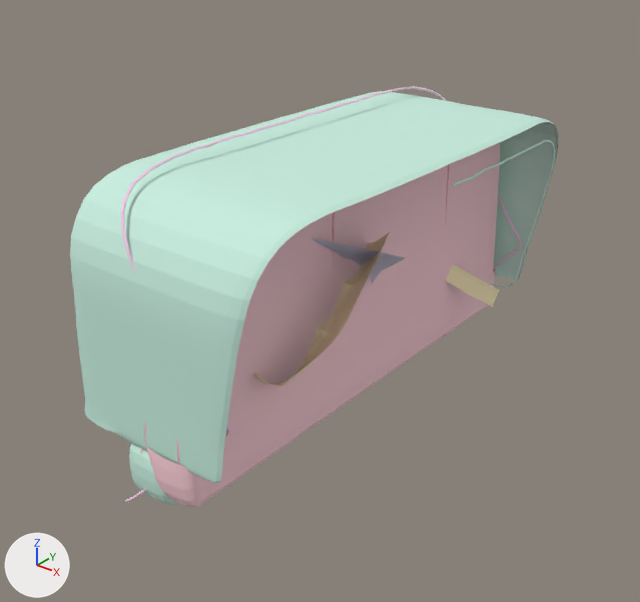
What one commit did to the glTF model static/generation_img/0ac6af36ac6a4502a58275a5079048ff/view_input_colored.glb.
One viewpoint serves both versions: a camera (50 mm lens) standing at (0.865, -1.17, 0.653) and looking at (-0.03, -0.051, -0.041). Lighting does not change. The marker at lower left points along +X, +Y and +Z. The picture after the commit comes second. Where no turn or scale is listed for an object, it has been applied to the vertices.

Names of what the first picture shows: 'geometry_0', 'geometry_1', 'geometry_2', 'geometry_4', 'geometry_7', 'geometry_9' and 1 more.
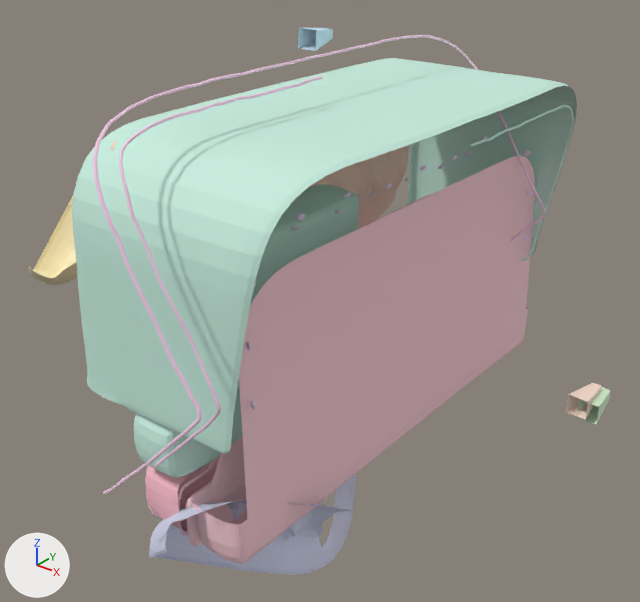
Where the change shows, as pixel boxes (x1, y1, x2, y2) in the pictures (640 x 602 px):
'geometry_1', moved: before (70, 91, 559, 504); after (72, 58, 577, 478)
'geometry_0', moved: before (141, 142, 500, 507); after (186, 156, 535, 563)
'geometry_2', moved: before (312, 238, 406, 283); after (149, 474, 356, 575)
'geometry_9', moved: before (121, 86, 522, 502); after (93, 35, 545, 494)
'geometry_4', moved: before (254, 233, 500, 386); after (29, 196, 78, 285)
'geometry_7', moved (mostly hidden before): before (332, 164, 449, 272); after (145, 456, 220, 532)
'geometry_3', moved (not visible before): after (566, 383, 601, 420)
'geometry_5', moved (not visible before): after (298, 28, 333, 51)
'geometry_8', moved (not visible before): after (576, 387, 611, 425)
'geometry_11', unchanged, uncovered by the edit: after (111, 64, 409, 228)

What changed in the scene script:
```text
Change me_geometry_9:
    remove me_geometry_9.from_pydata(...)  # 992 vertices, 1948 faces; spans x -0.021..0.201, y -0.467..0.467, z -0.219..0.337
    add me_geometry_9.from_pydata(...)  # 992 vertices, 1948 faces; spans x 0.068..0.29, y -0.569..0.365, z -0.097..0.459
    me_geometry_9 part 1: the whole mesh is moved by (0.089, -0.101, 0.122)
Change me_geometry_8:
    remove me_geometry_8.from_pydata(...)  # 64 vertices, 114 faces; spans x 0.4067..0.4438, y 0.1572..0.2365, z -0.2059..-0.1688
    add me_geometry_8.from_pydata(...)  # 64 vertices, 114 faces; spans x 0.8199..0.8571, y 0.3347..0.414, z -0.3987..-0.3615
    me_geometry_8 part 2: the whole mesh is moved by (0.4132, 0.1775, -0.1927)
Change me_geometry_7:
    remove me_geometry_7.from_pydata(...)  # 339 vertices, 632 faces; spans x -0.055..0.053, y -0.468..-0.001, z -0.251..0.1
    add me_geometry_7.from_pydata(...)  # 339 vertices, 632 faces; spans x -0.089..0.019, y -0.697..-0.229, z -0.367..-0.015
    me_geometry_7 part 3: the whole mesh is moved by (-0.034, -0.229, -0.115)
Change me_geometry_5:
    remove me_geometry_5.from_pydata(...)  # 64 vertices, 114 faces; spans x -0.2107..-0.1721, y 0.1254..0.2069, z 0.3708..0.4094
    add me_geometry_5.from_pydata(...)  # 64 vertices, 114 faces; spans x -0.3996..-0.361, y 0.2739..0.3555, z 0.7487..0.7873
    me_geometry_5 part 4: the whole mesh is moved by (-0.1888, 0.1485, 0.3779)
Change me_geometry_4:
    remove me_geometry_4.from_pydata(...)  # 692 vertices, 1284 faces; spans x -0.445..-0.185, y -0.393..0.269, z 0.044..0.319
    add me_geometry_4.from_pydata(...)  # 692 vertices, 1284 faces; spans x -0.777..-0.516, y -0.54..0.122, z 0.181..0.455
    me_geometry_4 part 5: the whole mesh is moved by (-0.332, -0.147, 0.136)
Change me_geometry_3:
    remove me_geometry_3.from_pydata(...)  # 64 vertices, 114 faces; spans x 0.3664..0.4036, y 0.145..0.2247, z -0.2074..-0.1702
    add me_geometry_3.from_pydata(...)  # 64 vertices, 114 faces; spans x 0.7639..0.8011, y 0.3106..0.3904, z -0.3901..-0.3529
    me_geometry_3 part 6: the whole mesh is moved by (0.3975, 0.1656, -0.1827)
Change me_geometry_2:
    remove me_geometry_2.from_pydata(...)  # 692 vertices, 1284 faces; spans x -0.026..0.267, y -0.415..0.245, z -0.49..-0.195
    add me_geometry_2.from_pydata(...)  # 692 vertices, 1284 faces; spans x 0.039..0.331, y -0.615..0.045, z -0.842..-0.547
    me_geometry_2 part 7: the whole mesh is moved by (0.064, -0.2, -0.352)
Change me_geometry_1:
    remove me_geometry_1.from_pydata(...)  # 2276 vertices, 4308 faces; spans x -0.163..0.23, y -0.469..0.465, z -0.252..0.255
    add me_geometry_1.from_pydata(...)  # 2276 vertices, 4308 faces; spans x -0.13..0.263, y -0.479..0.454, z -0.18..0.327
    me_geometry_1 part 8: the whole mesh is moved by (0.033, -0.011, 0.072)
Change me_geometry_0:
    remove me_geometry_0.from_pydata(...)  # 2535 vertices, 4800 faces; spans x 0.049..0.168, y -0.467..0.466, z -0.246..0.235
    add me_geometry_0.from_pydata(...)  # 2535 vertices, 4800 faces; spans x 0.129..0.248, y -0.455..0.478, z -0.32..0.162
    me_geometry_0 part 9: the whole mesh is moved by (0.08, 0.012, -0.073)
```
